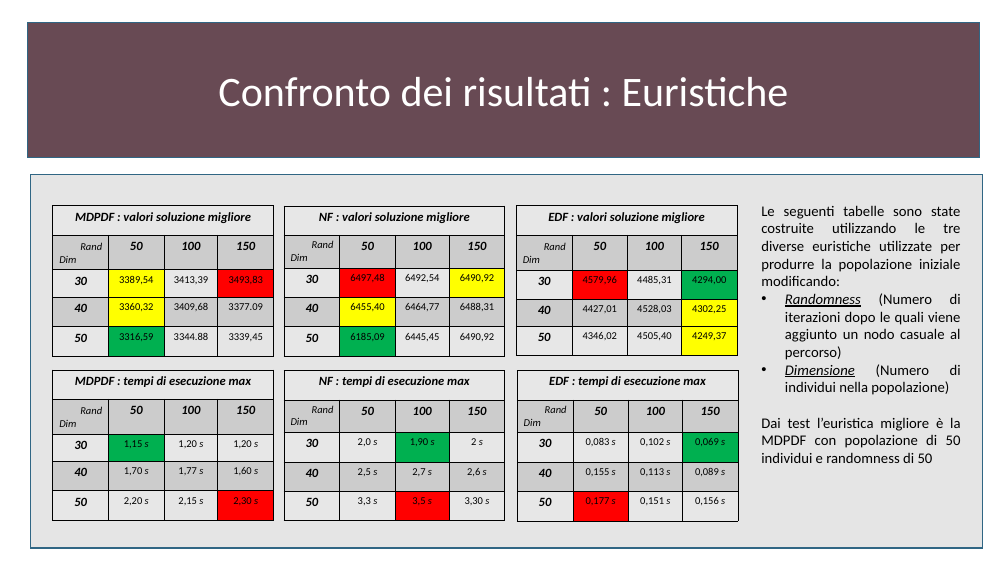
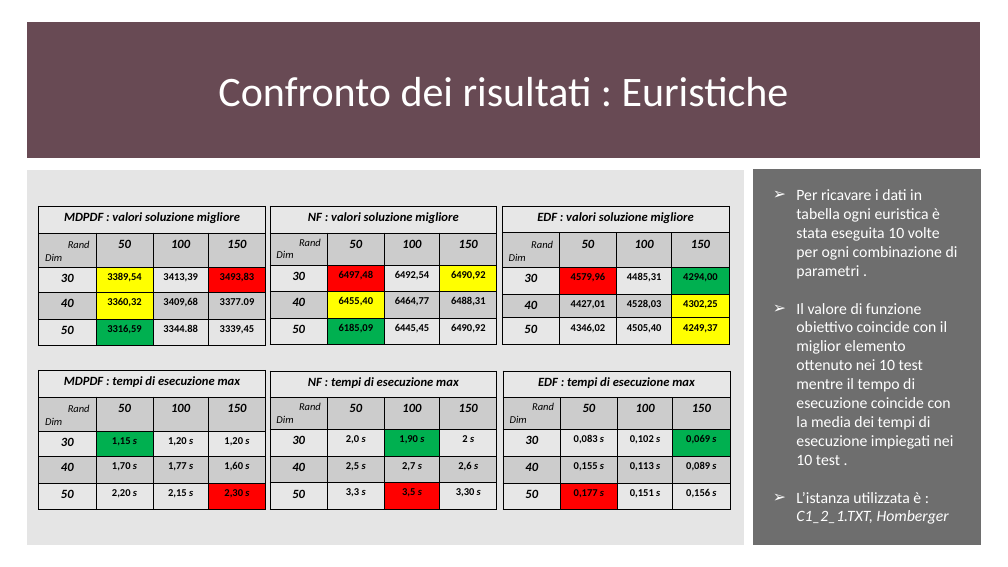
Before and after one commit to gdr-98/Greedy-heuristics-and-genetic-algorithm-for-a-CVRPTW-problem-resolution-, a slide deck: slide 29 of Elaborato.pptx (slide 28 before the commit). Drawn at 1008x567 pixels with LibreOffice and Linux fonts; fonts in the diff are those of the drawing. Boxes give left, top, right and bottom in pixels: in the first picture for what was removed or moved away, otherwise in the second. Text is boxed around its words. In the diff, an @@ line names an element or a change of style, - is before the commit and + after.

```diff
--- a/Elaborato.pptx
+++ b/Elaborato.pptx
@@ rectangle at bbox=[27, 23, 980, 157]: outline #306684 1 pt to #684A54 1 pt @@
@@ rectangle: place and size @@
-rectangle at bbox=[30, 175, 983, 548]
+rectangle at bbox=[27, 171, 744, 544]
@@ rectangle at bbox=[27, 171, 744, 544]: outline #306684 1 pt to #E5E5E5 1 pt @@
@@ rectangle added at bbox=[754, 169, 981, 544], fill #6E6E6E, outline #6E6E6E 1 pt @@
@@ table at bbox=[39, 206, 265, 346] @@
@@ bold on in "3389,54", "3413,39", "3493,83", "3360,32" and 5 more places @@
@@ table: place and size @@
-table at bbox=[53, 206, 274, 356]
+table at bbox=[39, 206, 265, 346]
@@ table at bbox=[270, 206, 497, 345] @@
@@ bold on in "6497,48", "6492,54", "6490,92", "6455,40" and 5 more places @@
@@ table: place and size @@
-table at bbox=[284, 206, 505, 356]
+table at bbox=[270, 206, 497, 345]
@@ table at bbox=[502, 206, 729, 344] @@
@@ bold on in "4579,96", "4485,31", "4294,00", "4427,01" and 5 more places @@
@@ table: place and size @@
-table at bbox=[516, 206, 737, 355]
+table at bbox=[502, 206, 729, 344]
@@ text removed at bbox=[761, 205, 961, 463] @@
-Le seguenti tabelle sono state costruite utilizzando le tre diverse euristiche utilizzate per produrre la popolazione iniziale modificando:
-• Randomness (Numero di iterazioni dopo le quali viene aggiunto un nodo casuale al percorso)
-• Dimensione (Numero di individui nella popolazione)
-Dai test l’euristica migliore è la MDPDF con popolazione di 50 individui e randomness di 50
@@ text added at bbox=[796, 189, 958, 524], 15 pt, text #FFFFFF @@
+➢ Per ricavare i dati in tabella ogni euristica è stata eseguita 10 volte per ogni combinazione di parametri .
+➢ Il valore di funzione obiettivo coincide con il miglior elemento ottenuto nei 10 test mentre il tempo di esecuzione coincide con la media dei tempi di esecuzione impiegati nei 10 test .
+➢ L’istanza utilizzata è : C1_2_1.TXT, Homberger
@@ table at bbox=[39, 371, 265, 510] @@
@@ bold on in "1,15 s", "1,20 s", "1,20 s", "1,70 s" and 5 more places @@
@@ table: place and size @@
-table at bbox=[53, 370, 274, 520]
+table at bbox=[39, 371, 265, 510]
@@ table at bbox=[270, 371, 497, 510] @@
@@ bold on in "2,0 s", "1,90 s", "2 s", "2,5 s" and 5 more places @@
@@ table: place and size @@
-table at bbox=[284, 371, 505, 521]
+table at bbox=[270, 371, 497, 510]
@@ table at bbox=[504, 371, 730, 510] @@
@@ bold on in "0,083 s", "0,102 s", "0,069 s", "0,155 s" and 5 more places @@
@@ table: place and size @@
-table at bbox=[517, 371, 738, 521]
+table at bbox=[504, 371, 730, 510]
```
Also in this commit, not shown: 8 other slides changed, 5 slides added.
